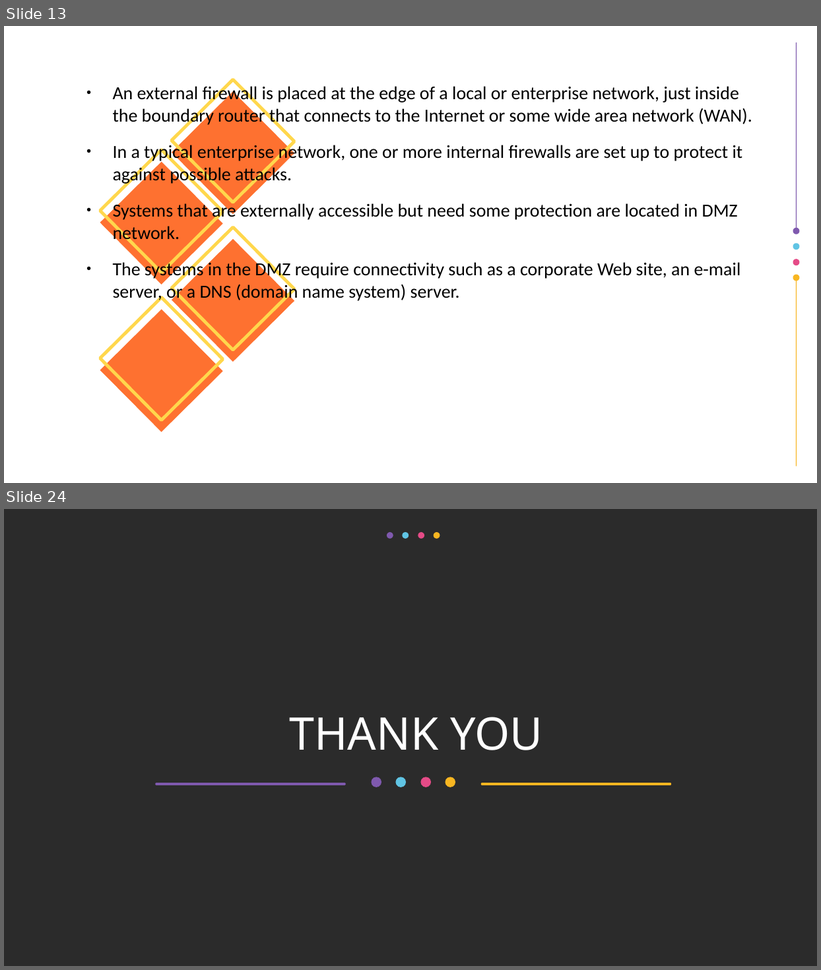
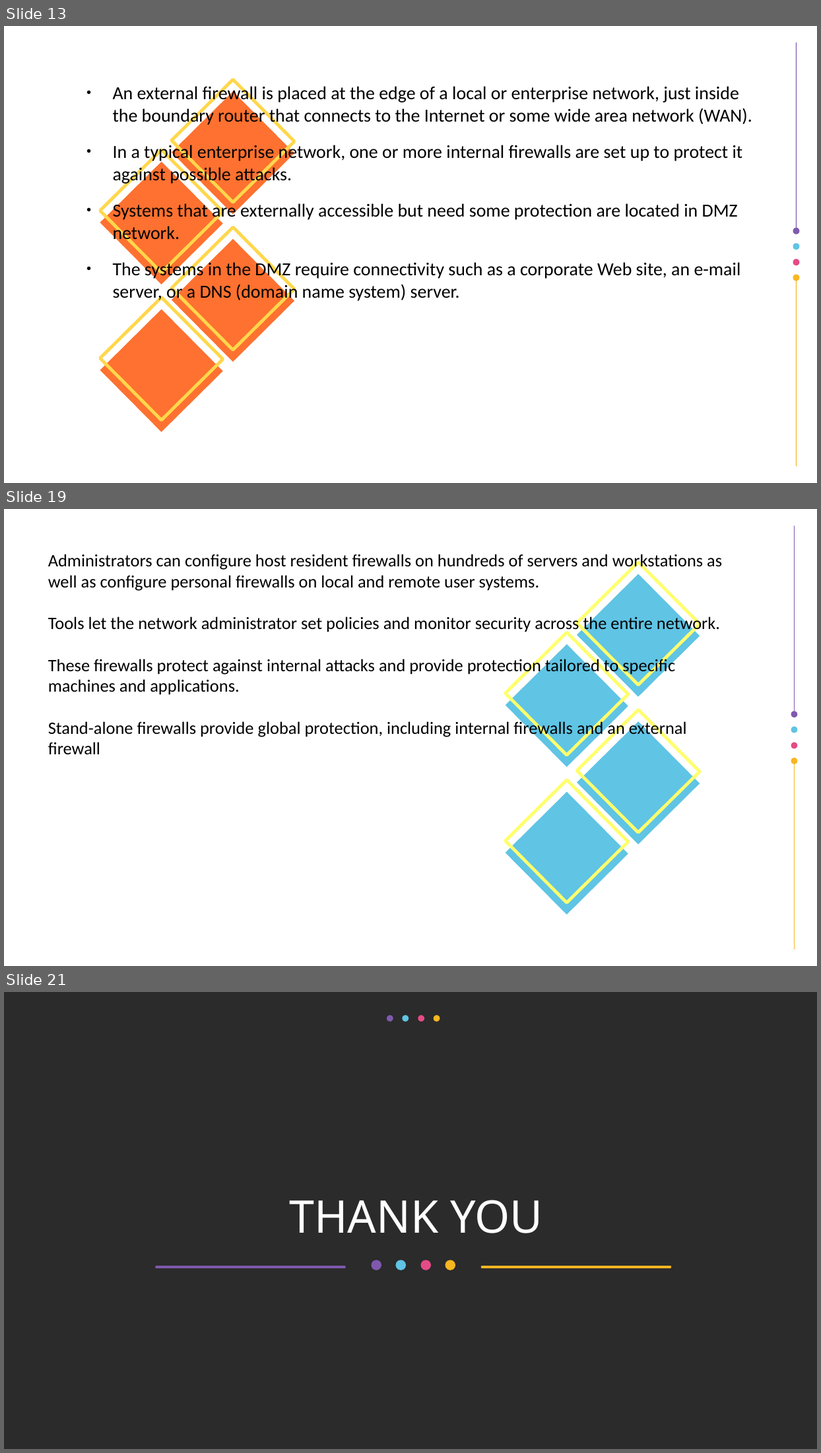
Before and after one commit to Dihfahsih1/Masters-Software-Engineering, a slide deck: yr-sem1/System and Network Security/network-security-assignment.odp. Shown one above the other, each under a label of ours: slides 13 and 24 before the commit, slides 13, 19 and 21 after it; the slides between them are not shown. The pictures are 821x970 and 821x1453 pixels, drawn with LibreOffice and Linux fonts; fonts in the diff are those of the drawing; background and template pictures are left out; a plain dark background stands for a picture behind light text. Boxes give left, top, right and bottom in pixels: in the first picture for what was removed or moved away, otherwise in the second. Text is boxed around its words. In the diff, an @@ line names an element or a change of style, - is before the commit and + after.

```diff
--- a/yr-sem1/System and Network Security/network-security-assignment.odp
+++ b/yr-sem1/System and Network Security/network-security-assignment.odp
@@ slide 19 added at <box>4,509,817,966</box>, background #FFFFFF @@
@@ freeform shape added at <box>795,526,795,714</box>, outline #7F59AE 0.82 pt @@
@@ text added at <box>48,554,722,755</box>, 17 pt, text #000000 @@
+Administrators can configure host resident firewalls on hundreds of servers and workstations as well as configure personal firewalls on local and remote user systems.
+Tools let the network administrator set policies and monitor security across the entire network.
+These firewalls protect against internal attacks and provide protection tailored to specific machines and applications.
+Stand-alone firewalls provide global protection, including internal firewalls and an external firewall
@@ freeform shape added at <box>791,711,798,718</box>, fill #7F59AE @@
@@ freeform shape added at <box>791,742,798,749</box>, fill #E54B87 @@
@@ freeform shape added at <box>791,727,798,733</box>, fill #60C4E4 @@
@@ freeform shape added at <box>791,758,798,764</box>, fill #F8B621 @@
@@ freeform shape added at <box>795,761,795,949</box>, outline #F8B621 0.82 pt @@
@@ group added at <box>506,562,700,916</box>: 8 freeform shapes @@
@@ what was slide 24 is now slide 21 @@
```
Also in this commit, not shown: 6 other slides added, 10 slides removed, 10 other files.
